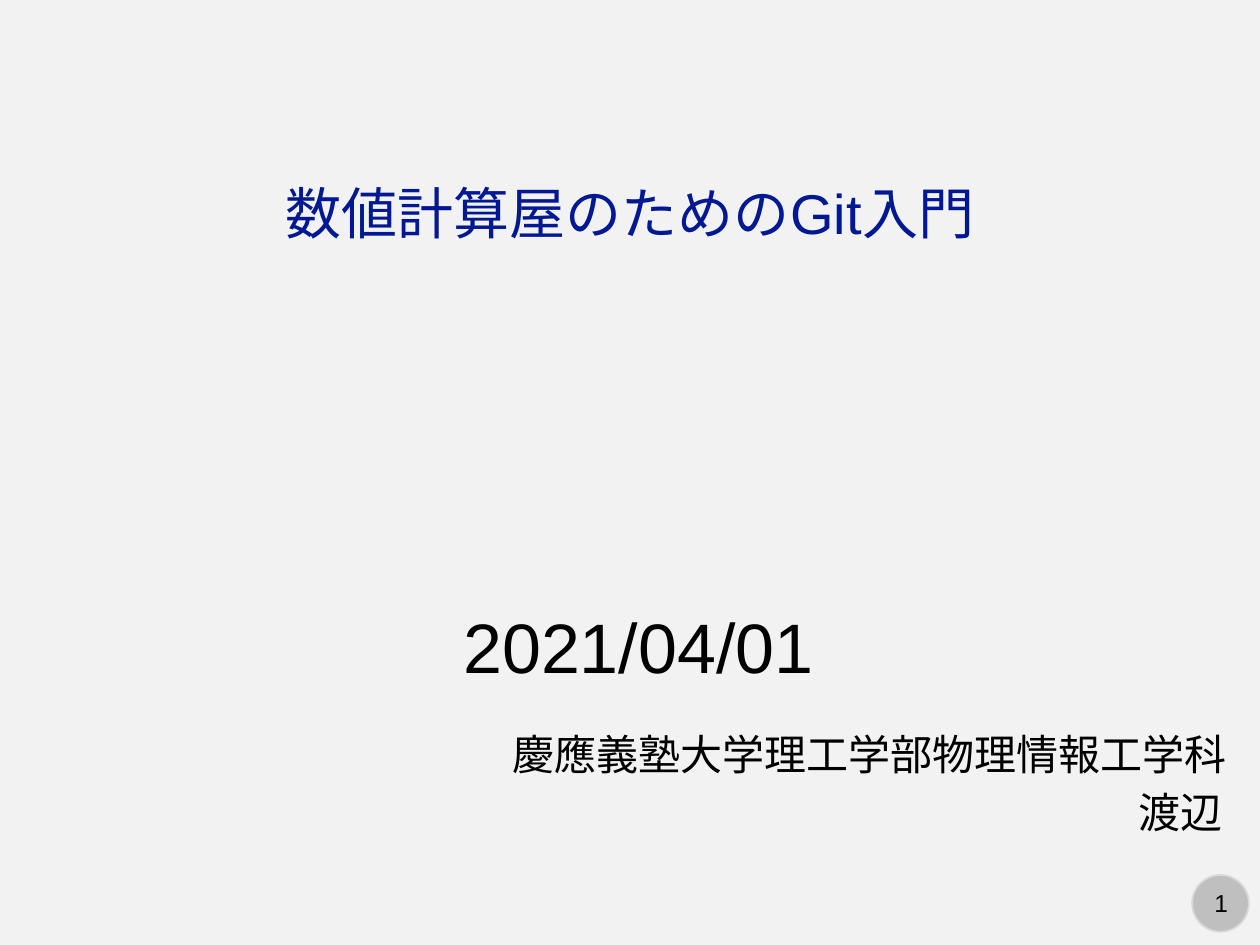
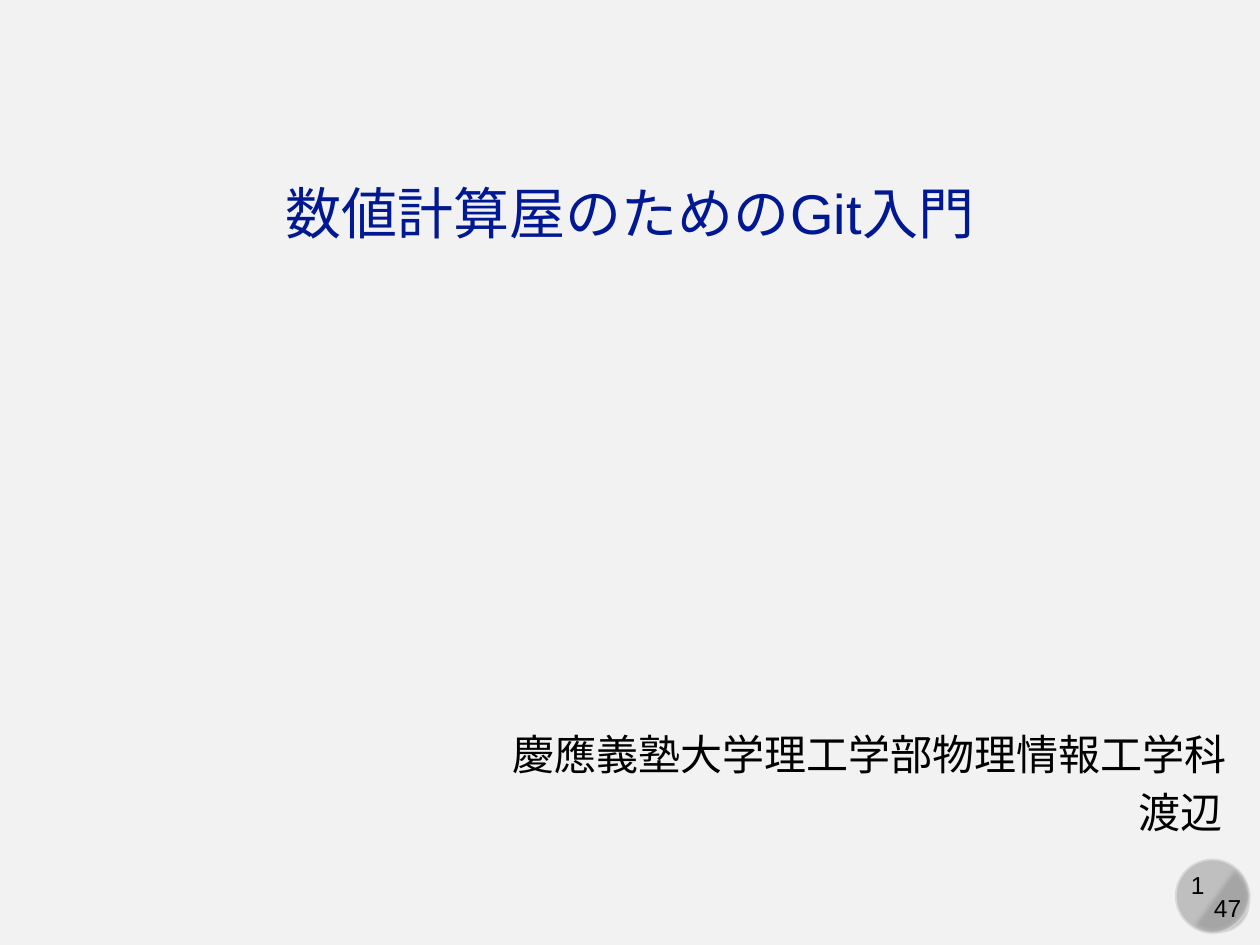
Before and after one commit to kaityo256/lab_startup, a slide deck: slide 1 of git/fig/start_git.pptx. Drawn at 1260x945 pixels with LibreOffice and Linux fonts; fonts in the diff are those of the drawing. Boxes give left, top, right and bottom in pixels: in the first picture for what was removed or moved away, otherwise in the second. Text is boxed around its words. In the diff, an @@ line names an element or a change of style, - is before the commit and + after.

```diff
--- a/git/fig/start_git.pptx
+++ b/git/fig/start_git.pptx
@@ text removed at bbox=[463, 622, 813, 674] @@
-2021/04/01
@@ chord (boxed as its full ellipse) added at bbox=[1166, 848, 1260, 944], fill #A6A6A6 @@
@@ ellipse added at bbox=[1176, 859, 1249, 932], fill #BFBFBF, outline #D9D9D9 1 pt @@
@@ page number added at bbox=[1214, 900, 1228, 917], 14 pt, text #000000 @@
+1
@@ text added at bbox=[1214, 900, 1241, 923], 14 pt, text #000000 @@
+47
```
Also in this commit, not shown: 46 other slides changed, 1 other file.
